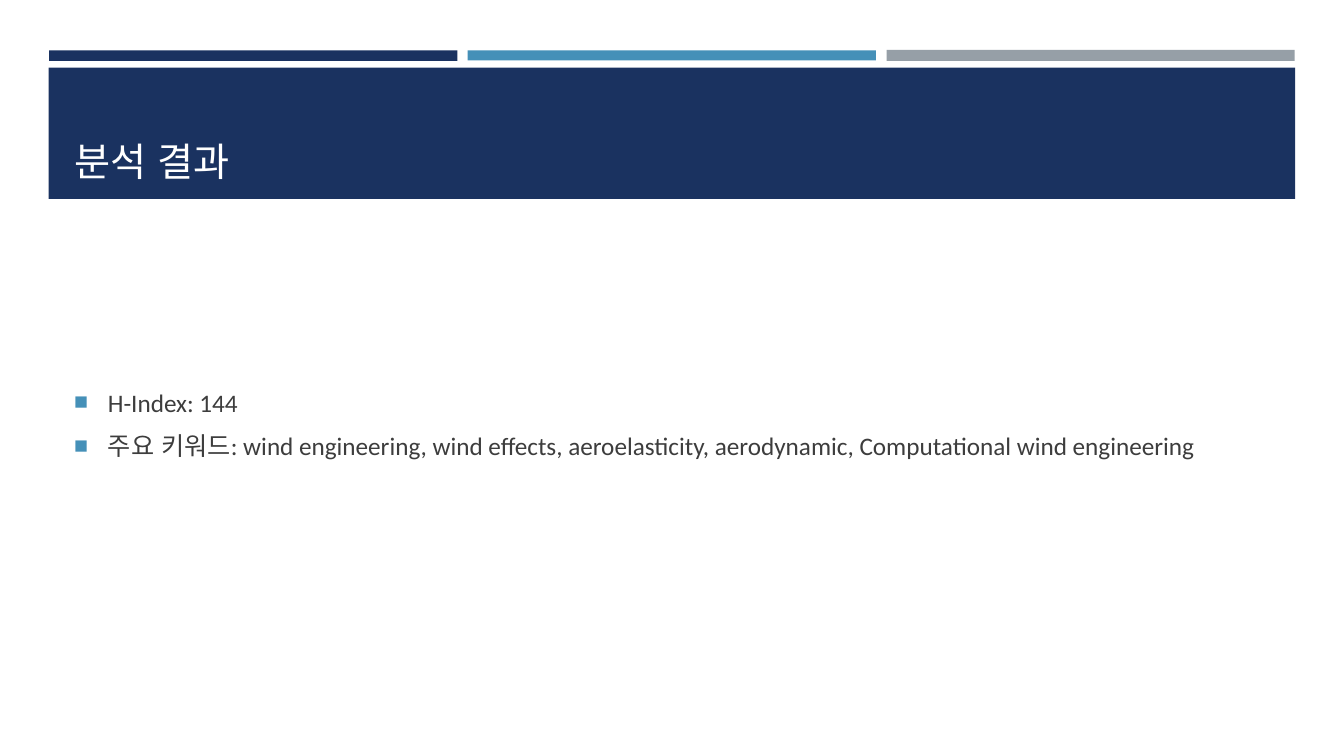
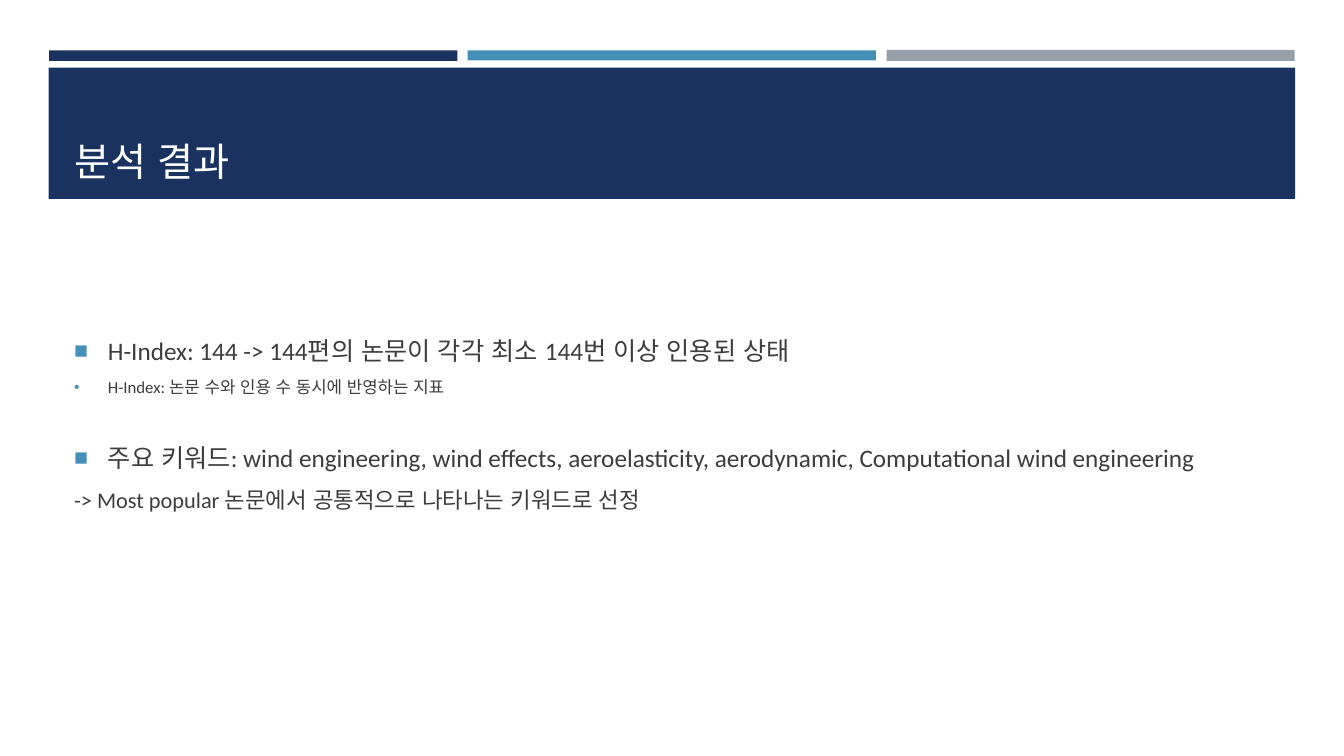
Before and after one commit to dbsdn541-ui/CSE--, a slide deck: slide 6 of CFD_저널 분석 ppt.pptx. Drawn at 1344x756 pixels with LibreOffice and Linux fonts; fonts in the diff are those of the drawing. Boxes give left, top, right and bottom in pixels: in the first picture for what was removed or moved away, otherwise in the second. Text is boxed around its words. In the diff, an @@ line names an element or a change of style, - is before the commit and + after.

```diff
--- a/CFD_저널 분석 ppt.pptx
+++ b/CFD_저널 분석 ppt.pptx
@@ text at bbox=[108, 339, 789, 395]: text changed @@
-■ H-Index: 144
+■ H-Index: 144 -> 144편의 논문이 각각 최소 144번 이상 인용된 상태
+• H-Index: 논문 수와 인용 수 동시에 반영하는 지표
@@ text at bbox=[97, 489, 640, 512]: paragraph added @@
+-> Most popular 논문에서 공통적으로 나타나는 키워드로 선정
```
Also in this commit, not shown: 9 other slides changed, 2 slides added.
